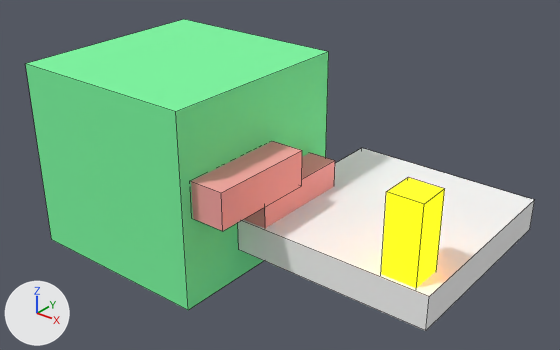
What one commit did to the Blender file assets/mod/small.blend.
Rendered twice from a camera (50 mm lens) standing at (20.5, -31.8, 21.3) and looking at (-5.2, 0.3, 1.3). The axes (+X, +Y, +Z) are drawn at lower left. The lights are the same throughout. Mesh edges are drawn as thin lines.
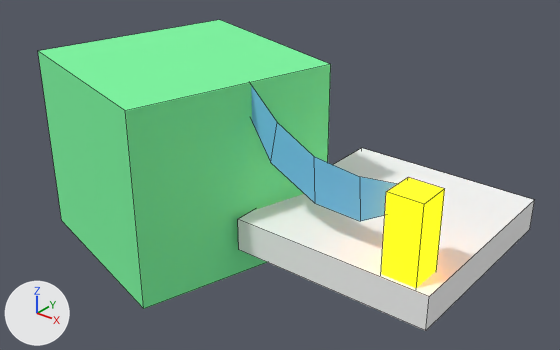
The newer file is also rescaled (x0.552), turned or shifted as a whole; pictures and numbers use the older file's frame.

Diff of the bpy script that builds the scene:
```diff
--- a/assets/mod/small.blend.py
+++ b/assets/mod/small.blend.py
@@ me_plane @@
+me_plane.from_pydata(...)  # 10 vertices, 4 faces; spans x -8.51..1.08, y -4.11..1.83, z 0.0
+me_plane.materials.append(mat_general)  # picture img_general_png
@@ ob_cube_002 @@
 ob_cube_002.location = (-11.24, -1.35, 1.93)
-ob_cube_002.rotation_euler = (0.0, 0.0, -3.142)  # degrees (0, 0, -180)
+ob_cube_002.rotation_euler = (0.0, 0.0, 2.861)  # degrees (0, 0, 164)
 ob_cube_002.scale = (6.05, 6.32, 5.78)
@@ ob_cube_003 @@
-ob_cube_003 = bpy.data.objects.new('Cube.003', me_cube_006)
-ob_cube_003.location = (-4.43, 0.0, 0.64)
-ob_cube_003.scale = (1.09, 3.3, 1.09)
@@ ob_cube_004 @@
-ob_cube_004 = bpy.data.objects.new('Cube.004', me_cube_007)
-ob_cube_004.location = (-4.2, -3.63, 2.63)
-ob_cube_004.scale = (1.09, 3.3, 1.09)
@@ ob_plane @@
+ob_plane = bpy.data.objects.new('Plane', me_plane)
+ob_plane.location = (3.17, -2.13, 3.63)
+ob_plane.rotation_euler = (-1.571, 0.0, 0.0)  # degrees (-90, 0, 0)
```

Location of each change, [x1, y1, x2, y2] in pixels of the pictures (560 x 350 px):
'Cube.002', turned
    before: [26, 19, 329, 310]
    after: [38, 20, 331, 309]
'Cube.004', deleted (pink)
    before: [191, 141, 302, 231]
'Plane', added (blue)
    after: [251, 85, 397, 221]
'Cube.003', deleted (pink)
    before: [243, 153, 335, 228]
